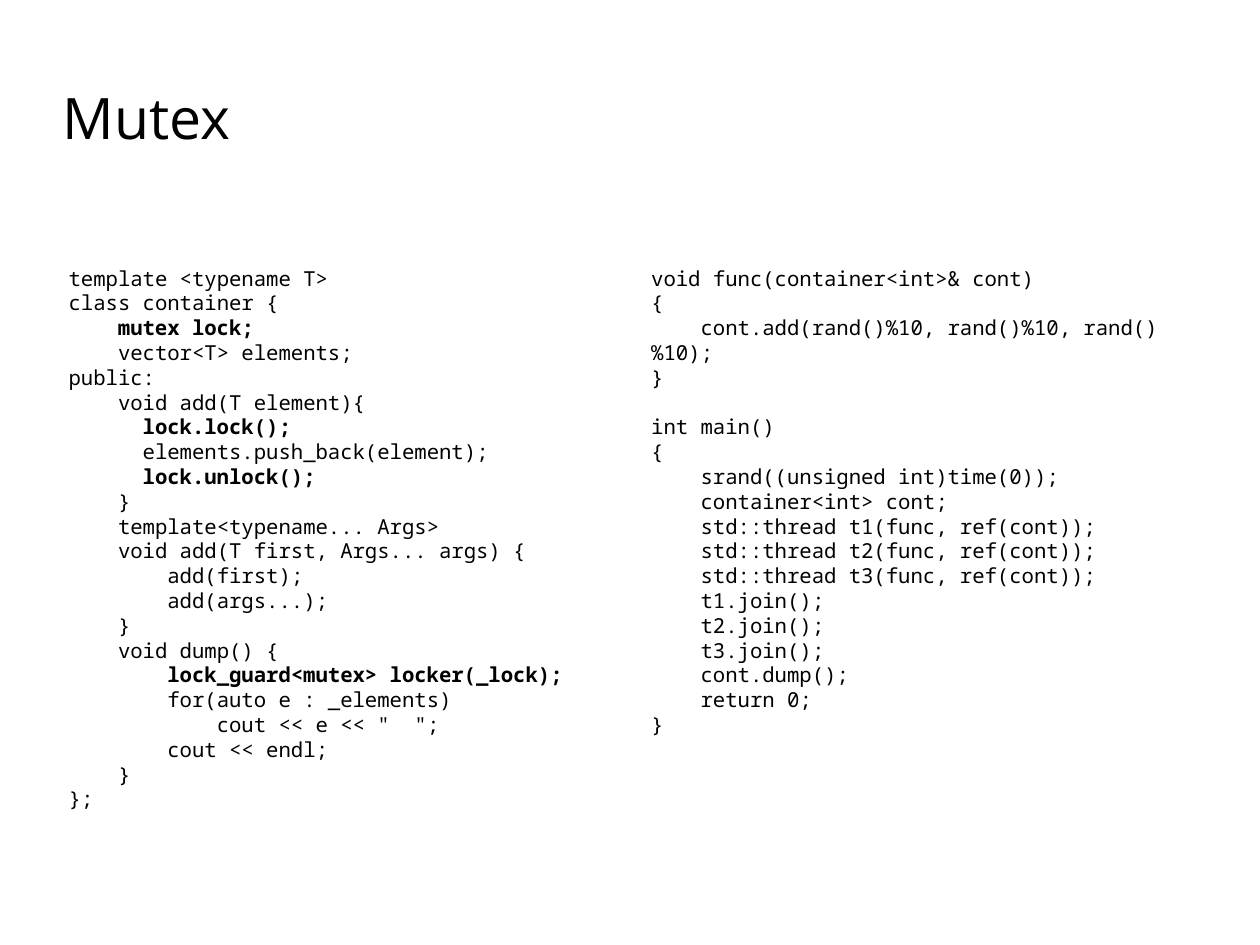
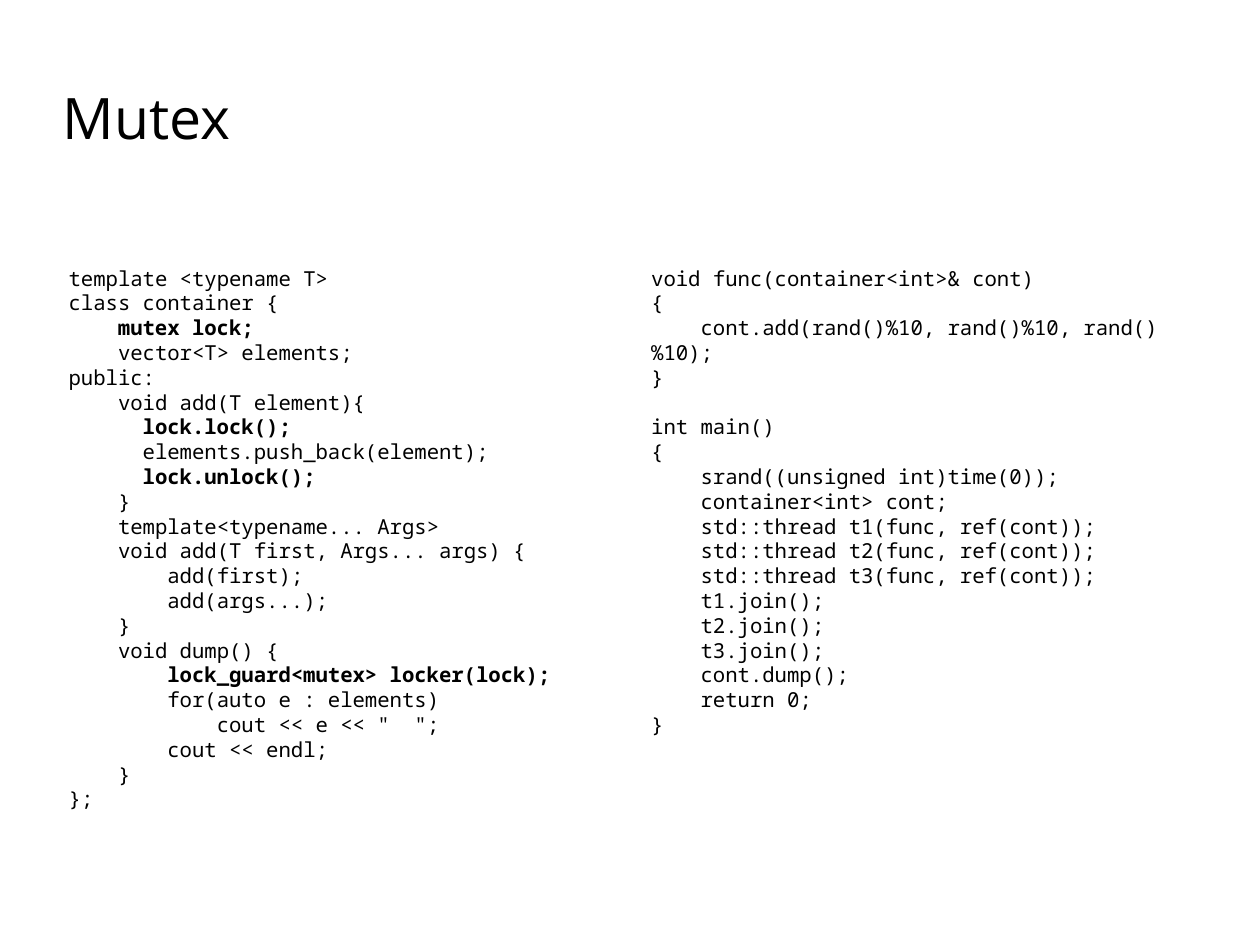
Before and after one commit to codengrow/scj, a slide deck: slide 4 of season1/episode3/c++11-concurrency.odp. Drawn at 1260x945 pixels with LibreOffice and Linux fonts; fonts in the diff are those of the drawing; background and template pictures are left out. Boxes give left, top, right and bottom in pixels: in the first picture for what was removed or moved away, otherwise in the second. Text is boxed around its words. In the diff, an @@ line names an element or a change of style, - is before the commit and + after.

```diff
--- a/season1/episode3/c++11-concurrency.odp
+++ b/season1/episode3/c++11-concurrency.odp
@@ text at box(167, 666, 551, 711): text changed @@
-lock_guard<mutex> locker(_lock);
-for(auto e : _elements)
+lock_guard<mutex> locker(lock);
+for(auto e : elements)
```
Also in this commit, not shown: 2 other slides changed, 3 other files.
